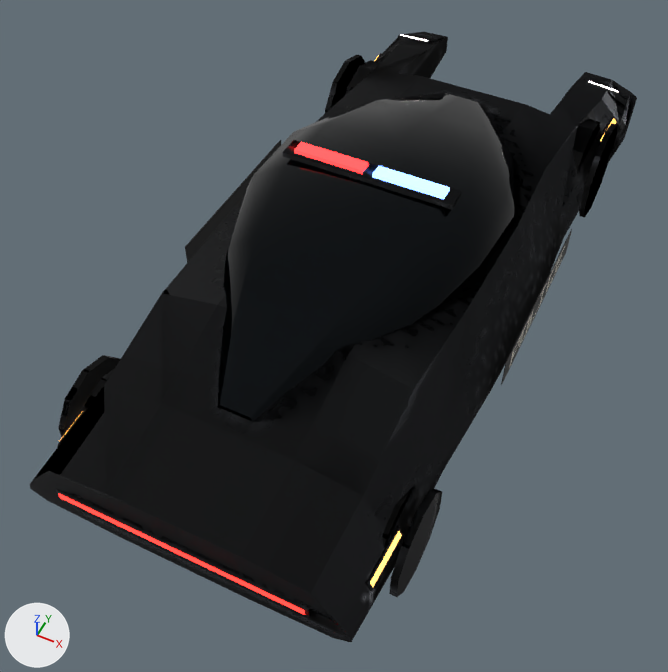
The glTF model public/models/spinner/spinner-low.glb, before and after one commit.
Camera for both pictures: a camera (50 mm lens) standing at (1.84, -4.53, 4.92) and looking at (-0.07, -0.71, 0.14). Arrows for +X, +Y and +Z are at lower left; the lights stay in place. The picture after the commit comes second. Where no turn or scale is listed for an object, it has been applied to the vertices. Vertices at exactly the same position are counted once.
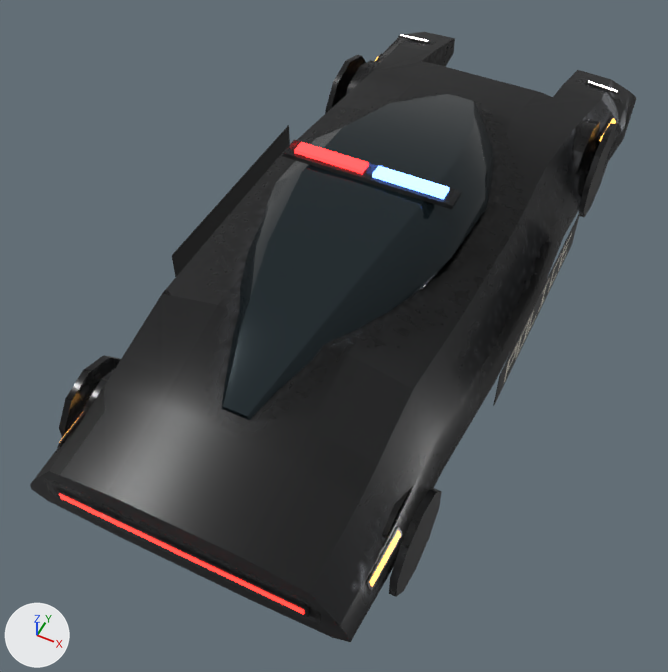
Where the change shows, as pixel boxes [x1, y1, x2, y2] in the pictures (668 x 672 px; the box of a moved part takes in the faces that stretch with it):
'Mesh_0', surface changed, reshaped (lighter)
    before: [30, 32, 637, 642]
    after: [30, 32, 636, 642]
'Mesh_1', recoloured, surface changed, reshaped (lighter, 8% narrower)
    before: [218, 93, 516, 422]
    after: [222, 94, 495, 420]
'Mesh_8', rescaled (15% taller)
    before: [185, 140, 572, 385]
    after: [172, 125, 580, 406]
part 1 of me_mesh_0, moved or reshaped
    before: [57, 32, 618, 448]
    after: [57, 32, 617, 448]
part 2 of me_mesh_0, surface changed
    both: [59, 55, 617, 591]

Diff of the bpy script that builds the scene:
```diff
--- a/public/models/spinner/spinner-low.glb.py
+++ b/public/models/spinner/spinner-low.glb.py
@@ mat_body @@
 n0 = _N.new('ShaderNodeBsdfPrincipled'); n0.name = 'Principled BSDF'
+n0.inputs[20].default_value = 0.24  # 'Coat Roughness'
+n0.inputs[19].default_value = 0.55  # 'Coat Weight'
 n1 = _N.new('ShaderNodeOutputMaterial'); n1.name = 'Material Output'
@@ mat_body @@
 n3 = _N.new('ShaderNodeMapping'); n3.name = 'Mapping'
-n3.inputs[1].default_value = (0.0099, -14.65, 0.0)  # 'Location'
-n3.inputs[3].default_value = (15.69, 15.64, 1.0)  # 'Scale'
+n3.inputs[1].default_value = (0.01, -14.69, 0.0)  # 'Location'
+n3.inputs[3].default_value = (15.53, 15.68, 1.0)  # 'Scale'
 n4 = _N.new('ShaderNodeUVMap'); n4.name = 'UV Map'
@@ mat_body @@
 n7 = _N.new('ShaderNodeMapping'); n7.name = 'Mapping.001'
-n7.inputs[1].default_value = (0.0099, -14.65, 0.0)  # 'Location'
-n7.inputs[3].default_value = (15.69, 15.64, 1.0)  # 'Scale'
+n7.inputs[1].default_value = (0.01, -14.69, 0.0)  # 'Location'
+n7.inputs[3].default_value = (15.53, 15.68, 1.0)  # 'Scale'
 n8 = _N.new('ShaderNodeUVMap'); n8.name = 'UV Map.001'
@@ mat_glass @@
 mat_glass = principled_material('glass')
-mat_glass.base_color = (0.006, 0.008, 0.01)  # black #121619
-mat_glass.metallic = 0.88
-mat_glass.roughness = 0.045
+mat_glass.base_color = (0.015, 0.026, 0.032)  # dark cyan #212d32
+mat_glass.metallic = 0.55
+mat_glass.roughness = 0.08
@@ me_mesh_0 @@
 # used by ob_mesh_0; location = (-1.16, 2.725, 0.0)
-me_mesh_0.from_pydata(...)  # 448 vertices, 820 faces; spans x 0.0..2.32, y -5.45..0.0, z 0.0..1.33
+me_mesh_0.from_pydata(...)  # 444 vertices, 812 faces; spans x 0.0..2.32, y -5.45..0.0, z 0.0..1.33
+# me_mesh_0 part 1
+# 29 vertices are removed from x 0.07..2.24, y -5.17..0.0, z 0.17..0.77
+# 101 faces are deleted
+# 3 vertices in x 0.53, y -0.53..0.0, z 0.23..0.63 move by (0.06, 0.0, 0.0)
+# 7 vertices move from x 0.12..1.79, y -4.79..0.0, z 0.17..0.77 to x 0.16..1.73, y -5.17..0.0, z 0.2..0.7
+# 25 vertices are added at x 0.08..2.23, y -5.17..0.0, z 0.2..0.7
+# 93 new faces join them
+# me_mesh_0 part 2: 232 kept faces spanning x 0.05..2.27, y -5.17..0.0, z 0.0..1.33 get new texture (UV) coordinates
 me_mesh_0.materials.append(mat_body)
@@ me_mesh_1 @@
 # used by ob_mesh_1; location = (-1.16, 2.725, 0.0)
-me_mesh_1.from_pydata(...)  # 140 vertices, 272 faces; spans x 0.32..2.0, y -4.77..-1.42, z 0.7..1.31
+me_mesh_1.from_pydata(...)  # 140 vertices, 272 faces; spans x 0.51..1.81, y -4.77..-1.42, z 0.7..1.31
+# me_mesh_1 part 3: 112 vertices removed from x 0.32..2.0, y -4.77..-1.42, z 0.7..1.3; 112 vertices added at x 0.51..1.81, y -4.77..-1.42, z 0.7..1.3
 me_mesh_1.materials.append(mat_glass)
@@ me_mesh_8 @@
 # used by ob_mesh_8; location = (-1.16, 2.725, 0.0)
-me_mesh_8.from_pydata(...)  # 16 vertices, 24 faces; spans x 0.01..2.31, y -3.54..-2.18, z 0.39..0.61
+me_mesh_8.from_pydata(...)  # 16 vertices, 24 faces; spans x 0.0..2.32, y -3.68..-2.04, z 0.35..0.65
+# me_mesh_8 part 4: the whole mesh is scaled about its middle by (1.01, 1.21, 1.36)
 me_mesh_8.materials.append(mat_livery)
```
